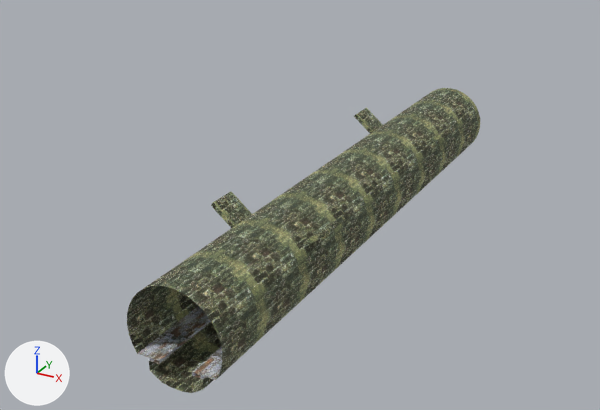
A saved change to the FBX model SewerGame/Assets/Models/Sewer_Straight.FBX.
Before and after are seen from a camera (50 mm lens) standing at (75.9, -29.3, 24.6) and looking at (50.7, 16.4, 1.8). Lighting does not change. The marker at lower left points along +X, +Y and +Z. Where no turn or scale is listed for an object, it has been applied to the vertices.

The first picture shows 'Sewer_Straight'.
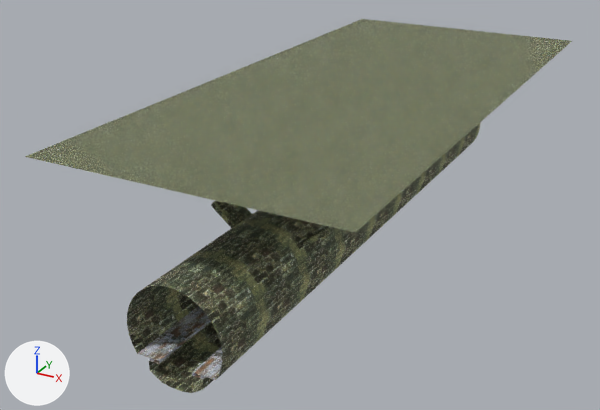
Pixel boxes [x1, y1, x2, y2] of what changed, in the pictures (600 x 410 px):
'Sewer_Straight', reshaped (55% wider, 23% taller)
    before: [127, 88, 480, 393]
    after: [25, 19, 572, 393]
part 1 of me_mesh, built on
    before: [184, 306, 222, 378]
    after: [25, 19, 572, 378]

The change in detail:
me_mesh is used by ob_sewer_straight; location (53.11, 19.23, 0.0).
me_mesh had 495 vertices, 915 faces and spanned x -4.0..4.0, y -20.4..20.4, z -1.4..4.8.
me_mesh now has 522 vertices, 940 faces and spans x -8.7..9.9, y -20.4..20.4, z -1.4..9.9.
Part 1, on me_mesh:
9 faces are deleted.
27 vertices are added at x -8.7..9.9, y -20.4..20.4, z -0.2..9.9.
32 new faces join them, mat_stone_floors (picture img_stone23_jpg).
2 new faces join them, mat_stone_walls.
